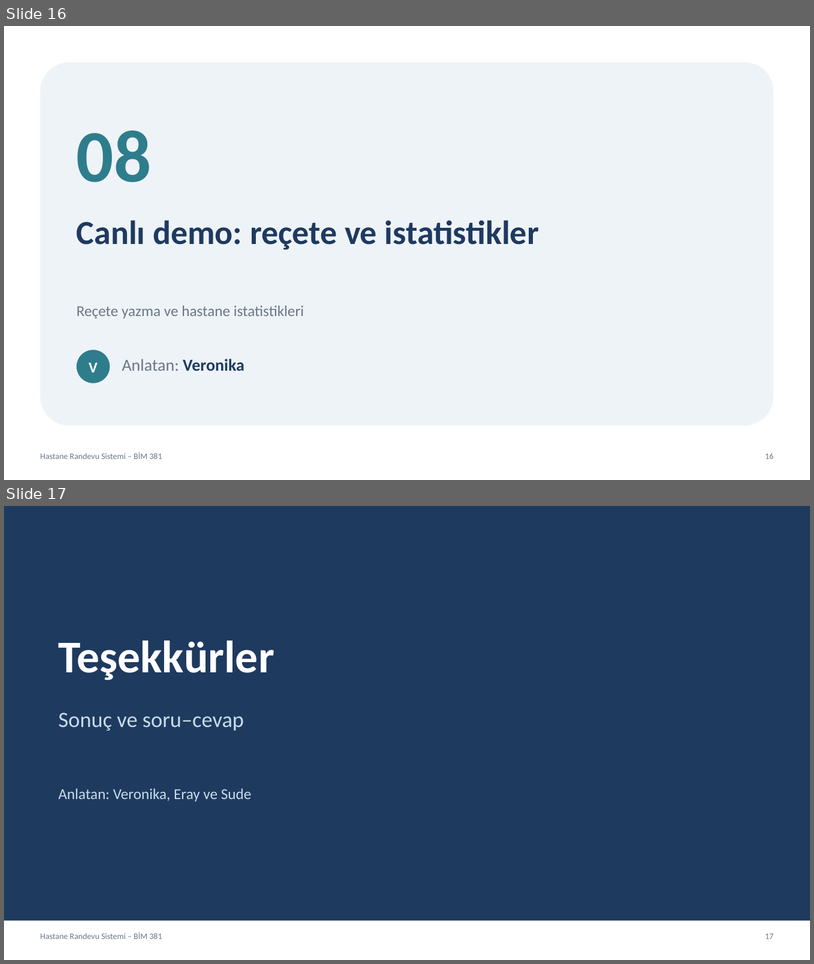
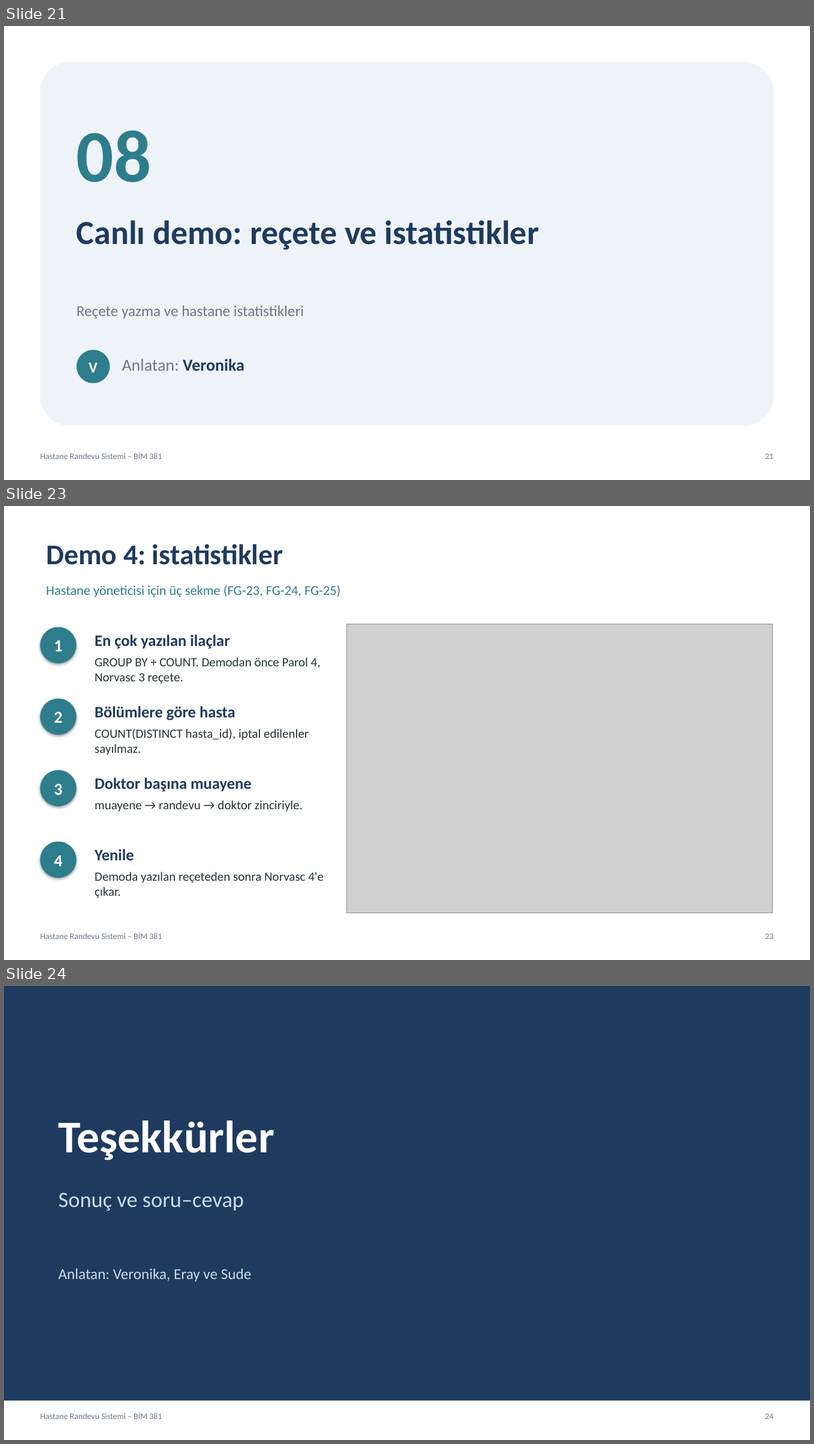
Before and after one commit to vliashenko6/hastane-randevu-sistemi, a slide deck: sunum/hastane_randevu_sunumu.pptx. Shown one above the other, each under a label of ours: slides 16 and 17 before the commit, slides 21, 23 and 24 after it; the slides between them are not shown. The pictures are 814x964 and 814x1444 pixels, drawn with LibreOffice and Linux fonts; fonts in the diff are those of the drawing; grey boxes stand for pictures. Boxes give left, top, right and bottom in pixels: in the first picture for what was removed or moved away, otherwise in the second. Text is boxed around its words. In the diff, an @@ line names an element or a change of style, - is before the commit and + after.

Commit message:
Müşteri/problem, gereksinimler/ER ve reçete/istatistik demo slaytları eklendi

```diff
--- a/sunum/hastane_randevu_sunumu.pptx
+++ b/sunum/hastane_randevu_sunumu.pptx
@@ slide 23 added at <box>4,506,810,960</box>, background #FFFFFF; not listed: 2 template elements that a slide beside it also shows @@
@@ text added at <box>46,544,283,565</box>, 34 pt, text #1F3A5F, bold @@
+Demo 4: istatistikler
@@ text added at <box>46,585,341,597</box>, 16 pt, text #2E7D8C @@
+Hastane yöneticisi için üç sekme (FG-23, FG-24, FG-25)
@@ ellipse added at <box>40,627,77,663</box>, fill #2E7D8C, 20 pt, text #FFFFFF, bold @@
+1
@@ picture added at <box>347,624,773,913</box> @@
@@ text added at <box>95,634,230,649</box>, 19 pt, text #1F3A5F, bold @@
+En çok yazılan ilaçlar
@@ text added at <box>95,657,321,684</box>, 15 pt, text #263238 @@
+GROUP BY + COUNT. Demodan önce Parol 4, Norvasc 3 reçete.
@@ ellipse added at <box>40,699,77,735</box>, fill #2E7D8C, 20 pt, text #FFFFFF, bold @@
+2
@@ text added at <box>95,706,236,720</box>, 19 pt, text #1F3A5F, bold @@
+Bölümlere göre hasta
@@ text added at <box>95,729,309,755</box>, 15 pt, text #263238 @@
+COUNT(DISTINCT hasta_id), iptal edilenler sayılmaz.
@@ ellipse added at <box>40,770,77,806</box>, fill #2E7D8C, 20 pt, text #FFFFFF, bold @@
+3
@@ text added at <box>95,777,252,792</box>, 19 pt, text #1F3A5F, bold @@
+Doktor başına muayene
@@ text added at <box>95,800,303,811</box>, 15 pt, text #263238 @@
+muayene → randevu → doktor zinciriyle.
@@ ellipse added at <box>40,841,77,877</box>, fill #2E7D8C, 20 pt, text #FFFFFF, bold @@
+4
@@ text added at <box>95,849,134,861</box>, 19 pt, text #1F3A5F, bold @@
+Yenile
@@ text added at <box>95,871,324,898</box>, 15 pt, text #263238 @@
+Demoda yazılan reçeteden sonra Norvasc 4'e çıkar.
@@ what was slide 16 is now slide 21 @@
@@ page number at <box>765,453,774,459</box>: text changed @@
-16
+21
@@ what was slide 17 is now slide 24 @@
@@ page number at <box>765,1413,774,1419</box>: text changed @@
-17
+24
```
Also in this commit, not shown: 6 other slides added.
